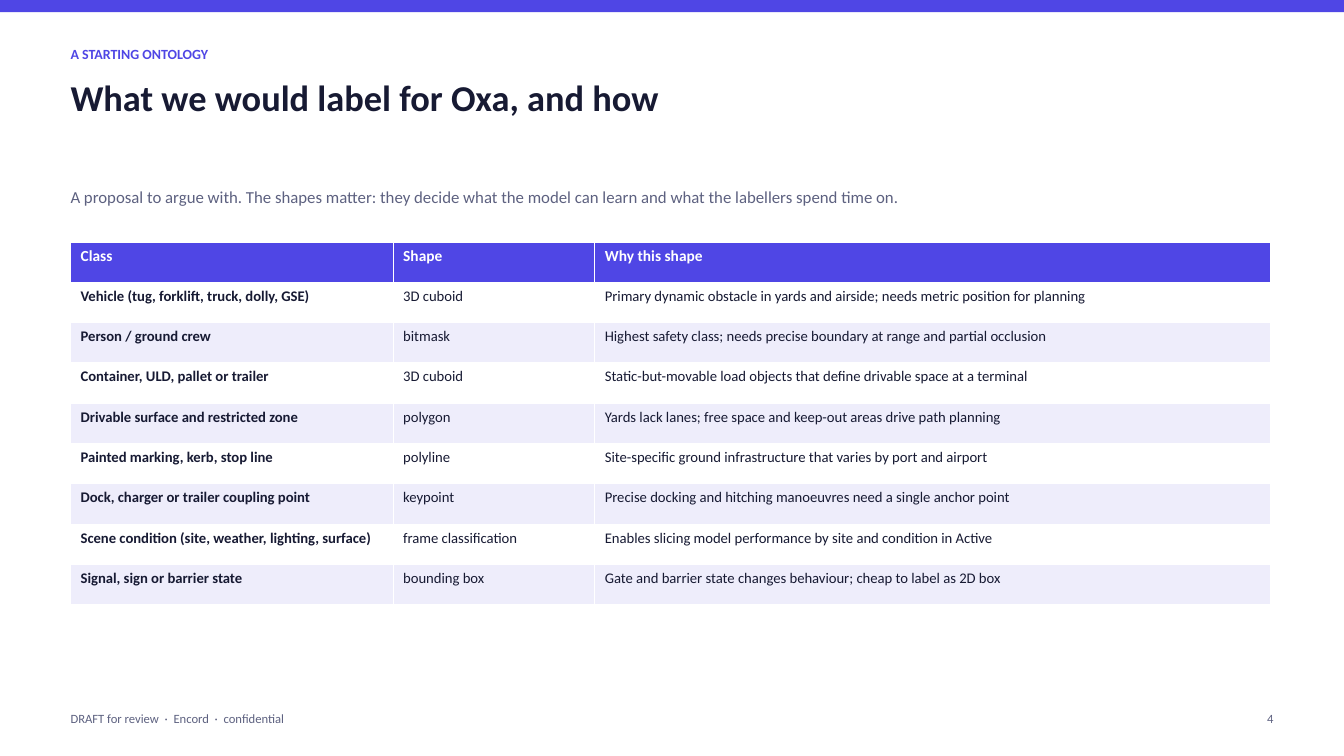
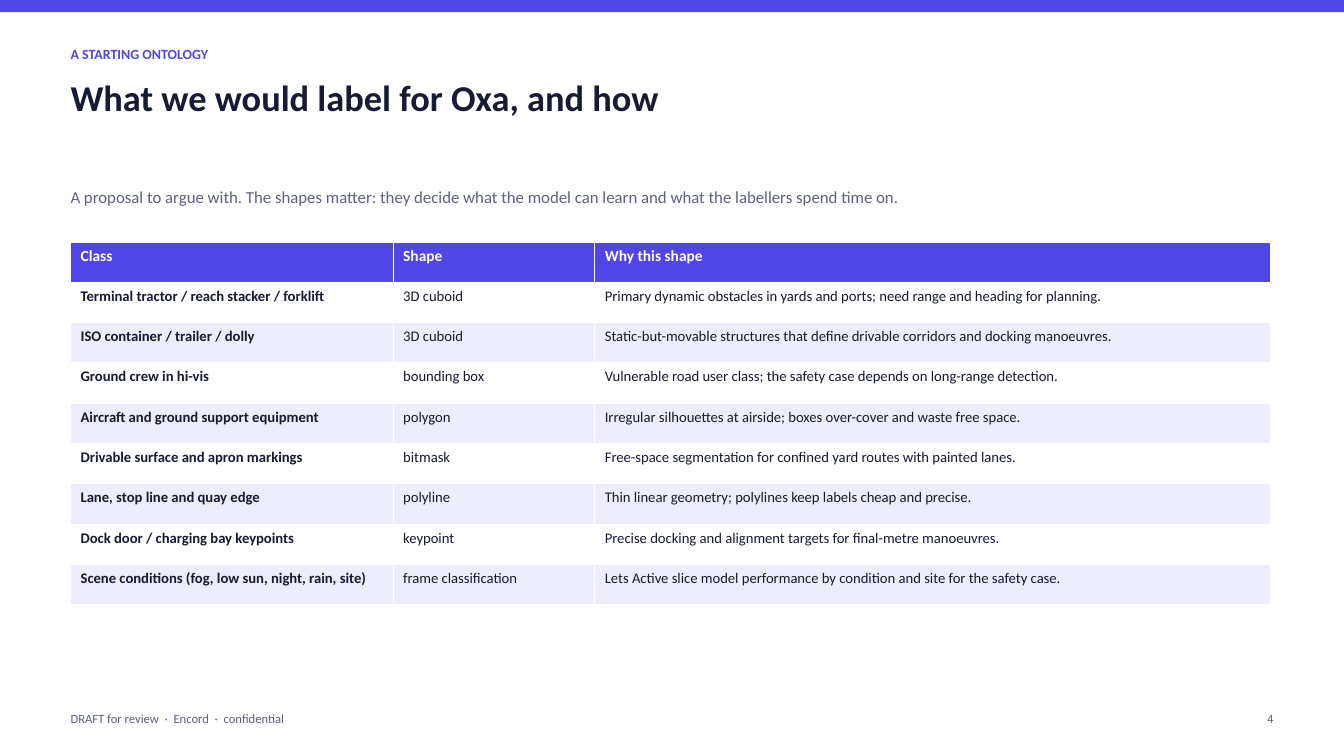
Before and after one commit to qaisak/signal-desk, a slide deck: slide 4 of docs/briefs/oxa.pptx. Drawn at 1344x756 pixels with LibreOffice and Linux fonts; fonts in the diff are those of the drawing. Boxes give left, top, right and bottom in pixels: in the first picture for what was removed or moved away, otherwise in the second. Text is boxed around its words. In the diff, an @@ line names an element or a change of style, - is before the commit and + after.

```diff
--- a/docs/briefs/oxa.pptx
+++ b/docs/briefs/oxa.pptx
@@ table at (x1=71, y1=242, x2=1270, y2=605) @@
-row 2, column 1: Vehicle (tug, forklift, truck, dolly, GSE)
+row 2, column 1: Terminal tractor / reach stacker / forklift
-row 2, column 3: Primary dynamic obstacle in yards and airside; needs metric position for planning
+row 2, column 3: Primary dynamic obstacles in yards and ports; need range and heading for planning.
-row 3: Person / ground crew | bitmask | Highest safety class; needs precise boundary at range and partial occlusion
+row 3: ISO container / trailer / dolly | 3D cuboid | Static-but-movable structures that define drivable corridors and docking manoeuvres.
-row 4: Container, ULD, pallet or trailer | 3D cuboid | Static-but-movable load objects that define drivable space at a terminal
+row 4: Ground crew in hi-vis | bounding box | Vulnerable road user class; the safety case depends on long-range detection.
-row 5, column 1: Drivable surface and restricted zone
+row 5, column 1: Aircraft and ground support equipment
-row 5, column 3: Yards lack lanes; free space and keep-out areas drive path planning
+row 5, column 3: Irregular silhouettes at airside; boxes over-cover and waste free space.
-row 6: Painted marking, kerb, stop line | polyline | Site-specific ground infrastructure that varies by port and airport
+row 6: Drivable surface and apron markings | bitmask | Free-space segmentation for confined yard routes with painted lanes.
-row 7: Dock, charger or trailer coupling point | keypoint | Precise docking and hitching manoeuvres need a single anchor point
+row 7: Lane, stop line and quay edge | polyline | Thin linear geometry; polylines keep labels cheap and precise.
-row 8: Scene condition (site, weather, lighting, surface) | frame classification | Enables slicing model performance by site and condition in Active
+row 8: Dock door / charging bay keypoints | keypoint | Precise docking and alignment targets for final-metre manoeuvres.
-row 9: Signal, sign or barrier state | bounding box | Gate and barrier state changes behaviour; cheap to label as 2D box
+row 9: Scene conditions (fog, low sun, night, rain, site) | frame classification | Lets Active slice model performance by condition and site for the safety case.
```
Also in this commit, not shown: 6 other slides changed, 9 other files.
